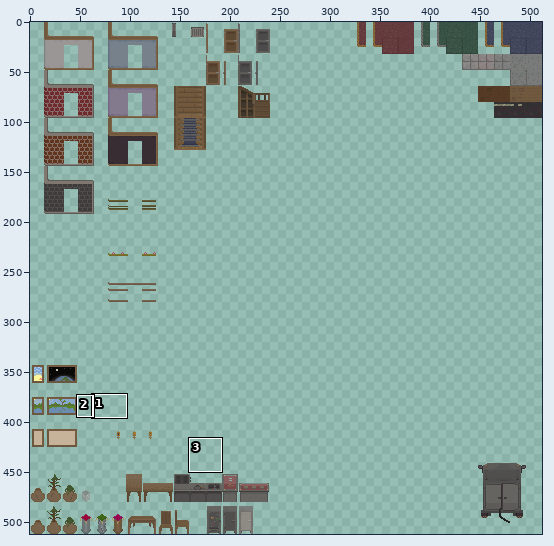
Two versions of one sprite sheet, atlas/environment.png. The first picture is a wide view before the edit; the outline marks the close-up.
Close-up. The starting point:
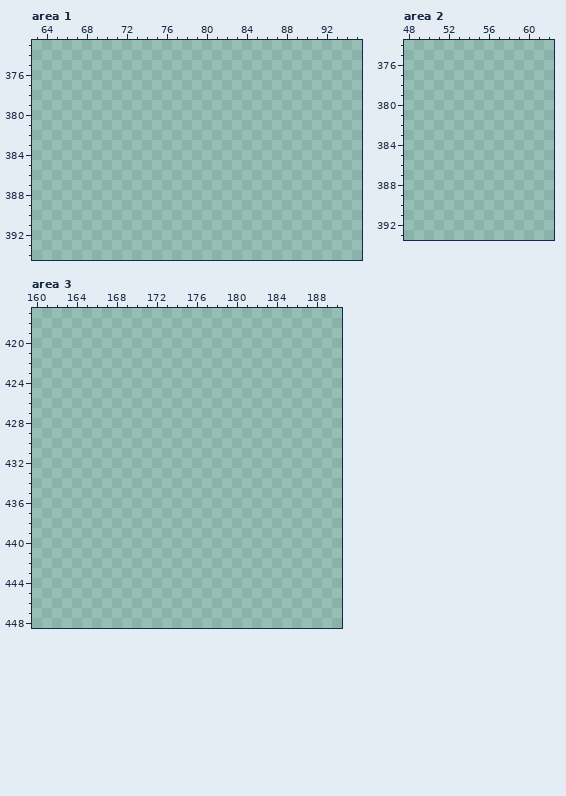
The file is 512x512 pixels. Colours within 5 levels of each other are drawn and written as one. Shown: area 1: x 63..95, y 373..394; area 2: x 48..62, y 374..393; area 3: x 160..190, y 417..448. The commit also changed other parts of the picture, which this record leaves out.
After the commit:
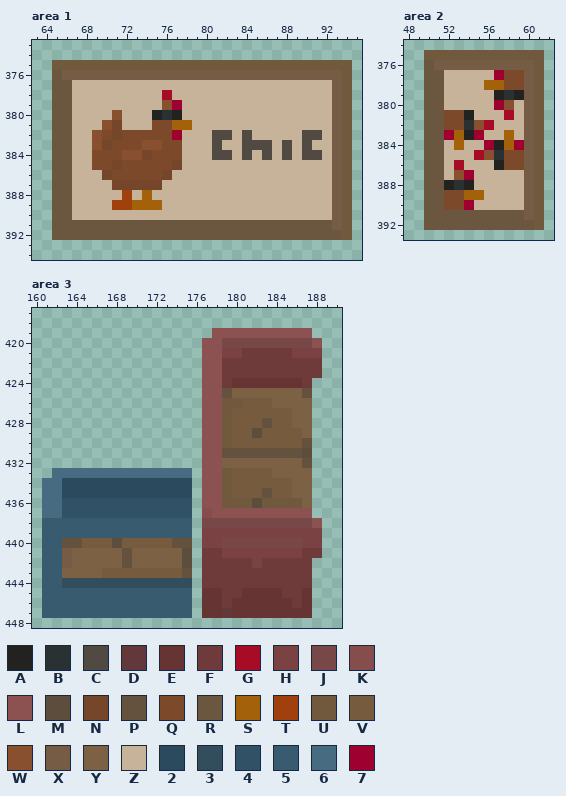
Palette (. is transparent): A #222220  B #293132  C #504a42  D #62383a  E #673434  F #6f3a3a  G #a70b25  H #7a4242  J #784848  K #864d4d  L #8c5151  M #5c4d3c  N #76462a  P #65523e  Q #7d492b  R #6b5640  S #a3620a  T #a0410d  U #71593e  V #775b3f  W #88502f  X #765b45  Y #7c6144  Z #c7b29a  2 #2b4a5e  3 #324e5d  4 #315166  5 #385b70  6 #476c82  7 #9e0030
Edits made:
--- area 1
@@ x 63..95 @@
 374 .................................
-375 .................................
-376 .................................
-377 .................................
-378 .................................
-379 .................................
-380 .................................
-381 .................................
-382 .................................
-383 .................................
-384 .................................
-385 .................................
-386 .................................
-387 .................................
-388 .................................
-389 .................................
-390 .................................
-391 .................................
-392 .................................
+375 ..UUUUUUUUUUUUUUUUUUUUUUUUUUUUUU.
+376 ..RXXXXXXXXXXXXXXXXXXXXXXXXXXXXU.
+377 ..RRZZZZZZZZZZZZZZZZZZZZZZZZZZXU.
+378 ..RRZZZZZZZZZGZZZZZZZZZZZZZZZZXU.
+379 ..RRZZZZZZZZZW7ZZZZZZZZZZZZZZZXU.
+380 ..RRZZZZWZZZABAZZZZZZZZZZZZZZZXU.
+381 ..RRZZZWNZZZQQSSZZZZZZZZZZZZZZXU.
+382 ..RRZZWQNQQQQQ7ZZZCCZCZZZZZCCZXU.
+383 ..RRZZWNQQQWWQQZZZCZZCCCZCZCZZXU.
+384 ..RRZZQQQWWNQQQZZZCCZCZCZCZCCZXU.
+385 ..RRZZQQNQQQQQNZZZZZZZZZZZZZZZXU.
+386 ..RRZZZNQQQQQNZZZZZZZZZZZZZZZZXU.
+387 ..RRZZZZNNNNNZZZZZZZZZZZZZZZZZXU.
+388 ..RRZZZZZTZSZZZZZZZZZZZZZZZZZZXU.
+389 ..RRZZZZTTSSSZZZZZZZZZZZZZZZZZXU.
+390 ..RRZZZZZZZZZZZZZZZZZZZZZZZZZZXU.
+391 ..RRRRRRRRRRRRRRRRRRRRRRRRRRRRXU.
+392 ..RRRRRRRRRRRRRRRRRRRRRRRRRRRRRU.
 393 .................................
--- area 2
@@ x 48..62 @@
 374 ...............
-375 ...............
-376 ...............
-377 ...............
-378 ...............
-379 ...............
-380 ...............
-381 ...............
-382 ...............
-383 ...............
-384 ...............
-385 ...............
-386 ...............
-387 ...............
-388 ...............
-389 ...............
-390 ...............
-391 ...............
-392 ...............
+375 ..UUUUUUUUUUUU.
+376 ..RXXXXXXXXXXU.
+377 ..RRZZZZZ7QQXU.
+378 ..RRZZZZSSQQXU.
+379 ..RRZZZZZABAXU.
+380 ..RRZZZZZ7WZXU.
+381 ..RRQQAZZZGZXU.
+382 ..RRQQBWGZZZXU.
+383 ..RR7SA7ZZSZXU.
+384 ..RRZSZZ7AS7XU.
+385 ..RRZZZGWBQQXU.
+386 ..RRZGZZZAQQXU.
+387 ..RRZW7ZZZZZXU.
+388 ..RRABAZZZZZXU.
+389 ..RRQQSSZZZZXU.
+390 ..RRQQ7ZZZZZXU.
+391 ..RRRRRRRRRRXU.
+392 ..RRRRRRRRRRRU.
 393 ...............
--- area 3
@@ x 160..190 @@
 418 ...............................
-419 ...............................
-420 ...............................
-421 ...............................
-422 ...............................
-423 ...............................
-424 ...............................
-425 ...............................
-426 ...............................
-427 ...............................
-428 ...............................
-429 ...............................
-430 ...............................
-431 ...............................
-432 ...............................
-433 ...............................
-434 ...............................
-435 ...............................
-436 ...............................
-437 ...............................
-438 ...............................
-439 ...............................
-440 ...............................
-441 ...............................
-442 ...............................
-443 ...............................
-444 ...............................
-445 ...............................
-446 ...............................
-447 ...............................
+419 ..................LLLLLLLLLL...
+420 .................LLJJJJJJJJJL..
+421 .................LLHHFFFFFHHH..
+422 .................LLFFFFFFFFFF..
+423 .................LLFFFFFFFFFF..
+424 .................LLFEEEEEEEF...
+425 .................LLPYYYYYYYP...
+426 .................LLUUVVVYYYY...
+427 .................LLUVVVVVVYY...
+428 .................LLUVVVPVVYY...
+429 .................LLUVVMVVVVY...
+430 .................LLUVVVVVVVP...
+431 .................LLPPPPPPPPM...
+432 .................LLYYYYYYYYP...
+433 ..66666666666666.LLUVVVVYYYY...
+434 .662222222222222.LLUVVVVVVYY...
+435 .662222222222222.LLUVVVPVVYY...
+436 .664444444444444.LLUUUMUUUUY...
+437 .664444444444444.KLLLLLLLLLL...
+438 .555555555555555.JJJJJJJJJJJL..
+439 .555555555555555.HHHHHHHHHHHH..
+440 .55PPVVVMVVVVVPP.HHJJJJJJJJHH..
+441 .55XYYYYYPYYYYYM.FFHHHHHHHHFF..
+442 .55XYYYYYPYYYYYM.FFFFFHFFFFF...
+443 .55YYYYVVVVVVVVP.FFFFFFFFFFF...
+444 .553333333333333.FFFFFFFFFFF...
+445 .555555555555555.EEFFEEEEFFE...
+446 .555555555555555.EEFEEEEEEFE...
+447 .555555555555555.EEDEEEEEEEE...
 448 ...............................
Boxes around the changes in both close-ups, in picture pixels (x1, y1, x2, y2):
added: (52, 60, 352, 240)
added: (424, 50, 544, 230)
added: (42, 328, 322, 618)
